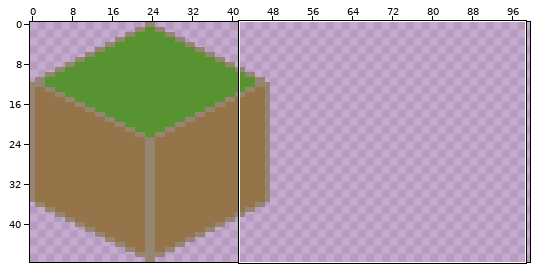
Edited in one commit: sprite sheet (assets/sprites/full_48x48.png). Above: a wide view before the commit, with the close-up outlined.
Close-up. As it was:
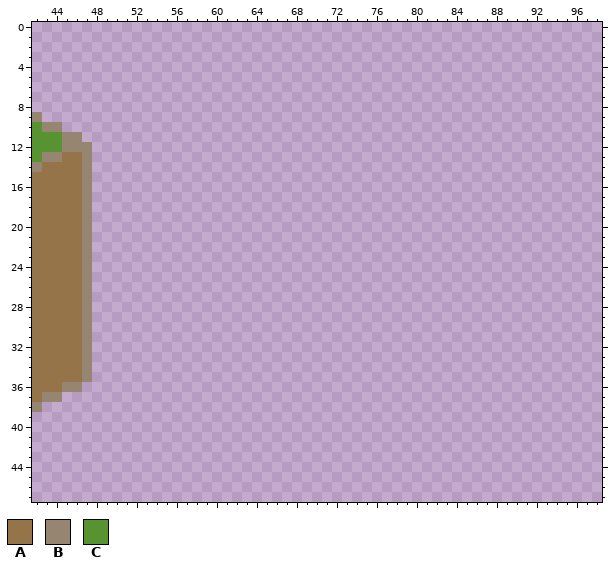
The file is 480x48 pixels. Shown: x 42..98, y 0..47. The wide view leaves out empty margins.
Palette (. is transparent): A #967449  B #968671  C #579431
Pixels before (only the part around the change), first column x 42:
 0 .........................................................
 1 .........................................................
 2 .........................................................
 3 .........................................................
 4 .........................................................
 5 .........................................................
 6 .........................................................
 7 .........................................................
 8 .........................................................
 9 B........................................................
10 CBB......................................................
11 CCCBB....................................................
12 CCCBBB...................................................
13 CBBAAB...................................................
14 BAAAAB...................................................
15 AAAAAB...................................................
16 AAAAAB...................................................
17 AAAAAB...................................................
18 AAAAAB...................................................
19 AAAAAB...................................................
20 AAAAAB...................................................
21 AAAAAB...................................................
22 AAAAAB...................................................
23 AAAAAB...................................................
24 AAAAAB...................................................
25 AAAAAB...................................................
26 AAAAAB...................................................
27 AAAAAB...................................................
28 AAAAAB...................................................
29 AAAAAB...................................................
30 AAAAAB...................................................
31 AAAAAB...................................................
32 AAAAAB...................................................
33 AAAAAB...................................................
34 AAAAAB...................................................
35 AAAAAB...................................................
36 AAABB....................................................
37 ABB......................................................
38 B........................................................
39 .........................................................
40 .........................................................
41 .........................................................
42 .........................................................
43 .........................................................
44 .........................................................
45 .........................................................
46 .........................................................
47 .........................................................
The result:
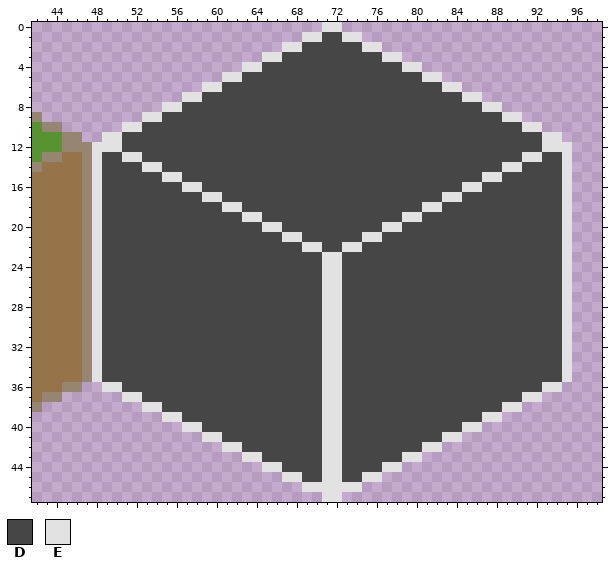
Colours new in this view: D #464646  E #e2e2e2
From old to new:
y 0: x 71..72 .. -> EE
y 1: x 69..74 ...... -> EEDDEE
y 2: x 67..76 .......... -> EEDDDDDDEE
y 3: x 65..78 .............. -> EEDDDDDDDDDDEE
y 4: x 63..80 .................. -> EEDDDDDDDDDDDDDDEE
y 5: x 61..82 ...................... -> EEDDDDDDDDDDDDDDDDDDEE
y 6: x 59..84 .......................... -> EEDDDDDDDDDDDDDDDDDDDDDDEE
y 7: x 57..86 .............................. -> EEDDDDDDDDDDDDDDDDDDDDDDDDDDEE
y 8: x 55..88 .................................. -> EEDDDDDDDDDDDDDDDDDDDDDDDDDDDDDDEE
y 9: x 53..90 ...................................... -> EEDDDDDDDDDDDDDDDDDDDDDDDDDDDDDDDDDDEE
y 10: x 51..92 .......................................... -> EEDDDDDDDDDDDDDDDDDDDDDDDDDDDDDDDDDDDDDDEE
y 11: x 49..94 .............................................. -> EEDDDDDDDDDDDDDDDDDDDDDDDDDDDDDDDDDDDDDDDDDDEE
y 12: x 48..95 ................................................ -> EEEDDDDDDDDDDDDDDDDDDDDDDDDDDDDDDDDDDDDDDDDDDEEE
y 13: x 48..95 ................................................ -> EDDEEDDDDDDDDDDDDDDDDDDDDDDDDDDDDDDDDDDDDDDEEDDE
y 14: x 48..95 ................................................ -> EDDDDEEDDDDDDDDDDDDDDDDDDDDDDDDDDDDDDDDDDEEDDDDE
y 15: x 48..95 ................................................ -> EDDDDDDEEDDDDDDDDDDDDDDDDDDDDDDDDDDDDDDEEDDDDDDE
y 16: x 48..95 ................................................ -> EDDDDDDDDEEDDDDDDDDDDDDDDDDDDDDDDDDDDEEDDDDDDDDE
y 17: x 48..95 ................................................ -> EDDDDDDDDDDEEDDDDDDDDDDDDDDDDDDDDDDEEDDDDDDDDDDE
y 18: x 48..95 ................................................ -> EDDDDDDDDDDDDEEDDDDDDDDDDDDDDDDDDEEDDDDDDDDDDDDE
y 19: x 48..95 ................................................ -> EDDDDDDDDDDDDDDEEDDDDDDDDDDDDDDEEDDDDDDDDDDDDDDE
y 20: x 48..95 ................................................ -> EDDDDDDDDDDDDDDDDEEDDDDDDDDDDEEDDDDDDDDDDDDDDDDE
y 21: x 48..95 ................................................ -> EDDDDDDDDDDDDDDDDDDEEDDDDDDEEDDDDDDDDDDDDDDDDDDE
y 22: x 48..95 ................................................ -> EDDDDDDDDDDDDDDDDDDDDEEDDEEDDDDDDDDDDDDDDDDDDDDE
y 23..35: x 48..95 ................................................ -> EDDDDDDDDDDDDDDDDDDDDDDEEDDDDDDDDDDDDDDDDDDDDDDE
y 36: x 49..94 .............................................. -> EEDDDDDDDDDDDDDDDDDDDDEEDDDDDDDDDDDDDDDDDDDDEE
y 37: x 51..92 .......................................... -> EEDDDDDDDDDDDDDDDDDDEEDDDDDDDDDDDDDDDDDDEE
y 38: x 53..90 ...................................... -> EEDDDDDDDDDDDDDDDDEEDDDDDDDDDDDDDDDDEE
y 39: x 55..88 .................................. -> EEDDDDDDDDDDDDDDEEDDDDDDDDDDDDDDEE
y 40: x 57..86 .............................. -> EEDDDDDDDDDDDDEEDDDDDDDDDDDDEE
y 41: x 59..84 .......................... -> EEDDDDDDDDDDEEDDDDDDDDDDEE
y 42: x 61..82 ...................... -> EEDDDDDDDDEEDDDDDDDDEE
y 43: x 63..80 .................. -> EEDDDDDDEEDDDDDDEE
y 44: x 65..78 .............. -> EEDDDDEEDDDDEE
y 45: x 67..76 .......... -> EEDDEEDDEE
y 46: x 69..74 ...... -> EEEEEE
y 47: x 71..72 .. -> EE
